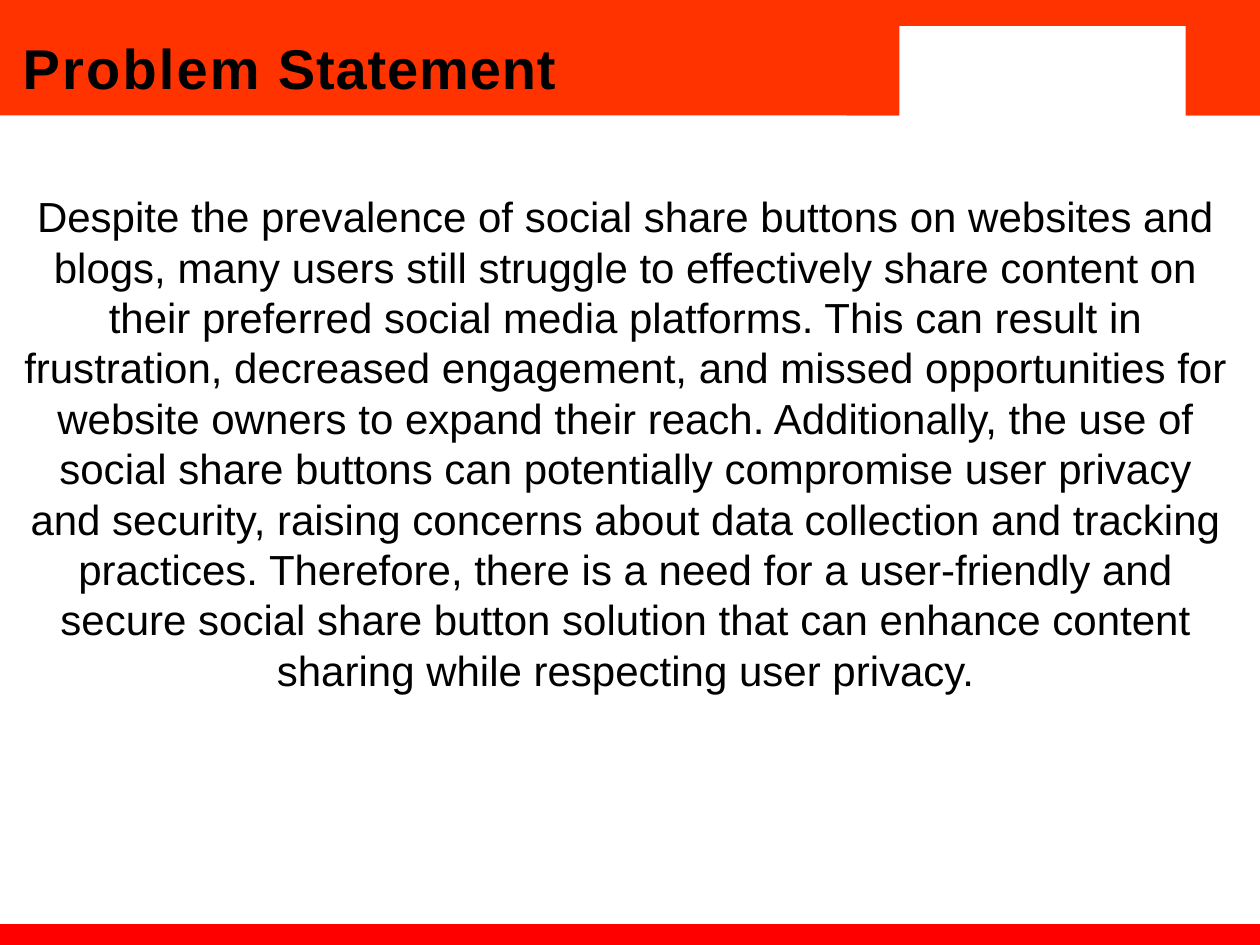
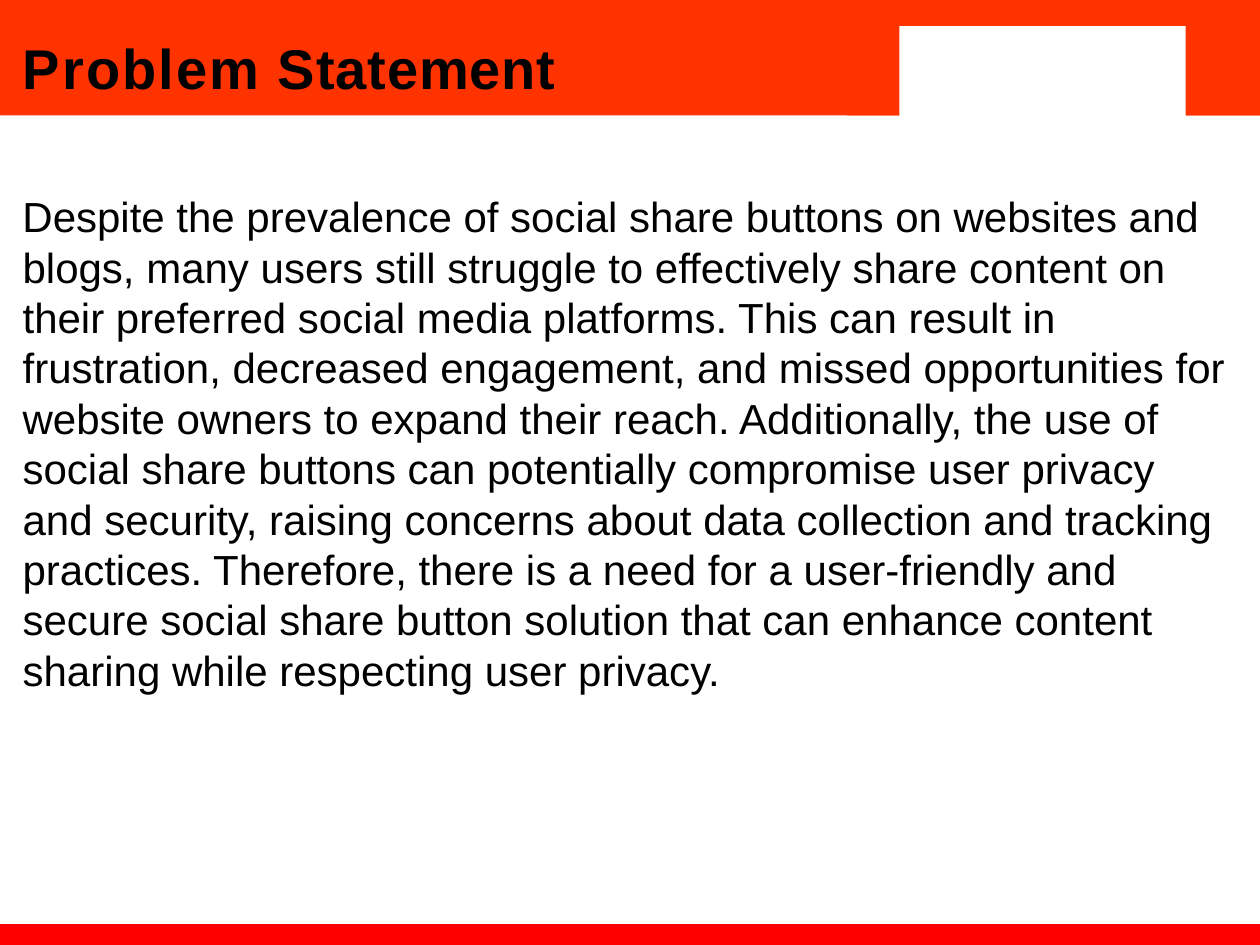
Before and after one commit to suk9669/fee-project, a slide deck: slide 4 of FEE_PPT(2210990869,70,71,72).pptx. Drawn at 1260x945 pixels with LibreOffice and Linux fonts; fonts in the diff are those of the drawing; background and template pictures are left out. Boxes give left, top, right and bottom in pixels: in the first picture for what was removed or moved away, otherwise in the second. Text is boxed around its words. In the diff, an @@ line names an element or a change of style, - is before the commit and + after.

```diff
--- a/FEE_PPT(2210990869,70,71,72).pptx
+++ b/FEE_PPT(2210990869,70,71,72).pptx
@@ text "Despite the prevalence of social ..." at (22,201,1225,694): alignment centre to left @@
```
Also in this commit, not shown: 8 other files.
